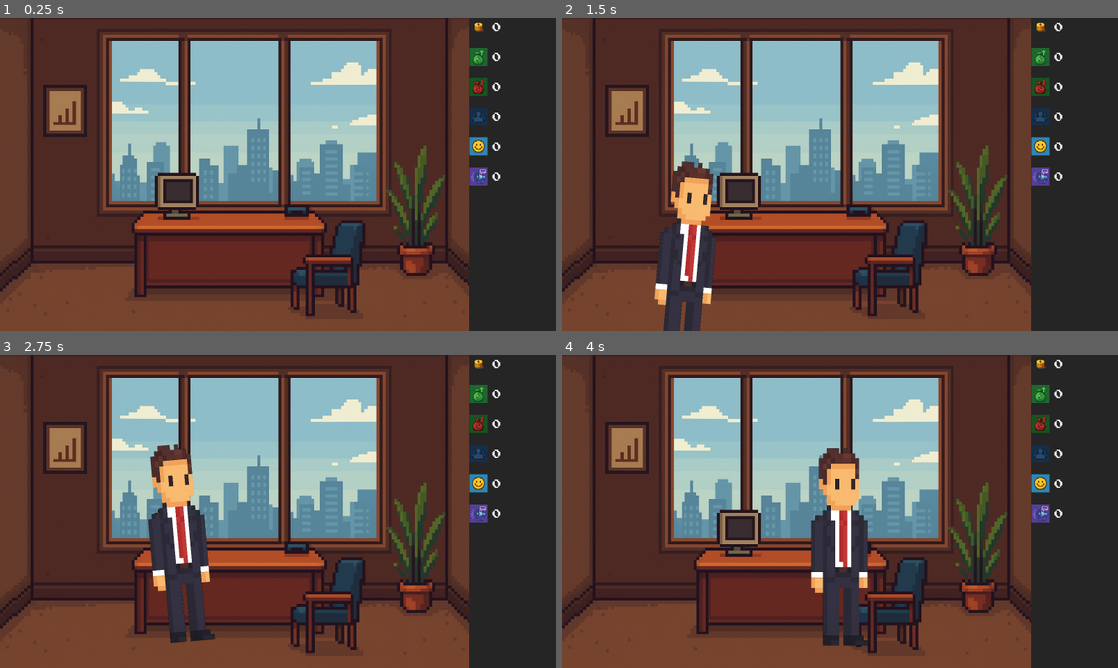
Above: before the commit, frames 1-4 (two rows, left to right).
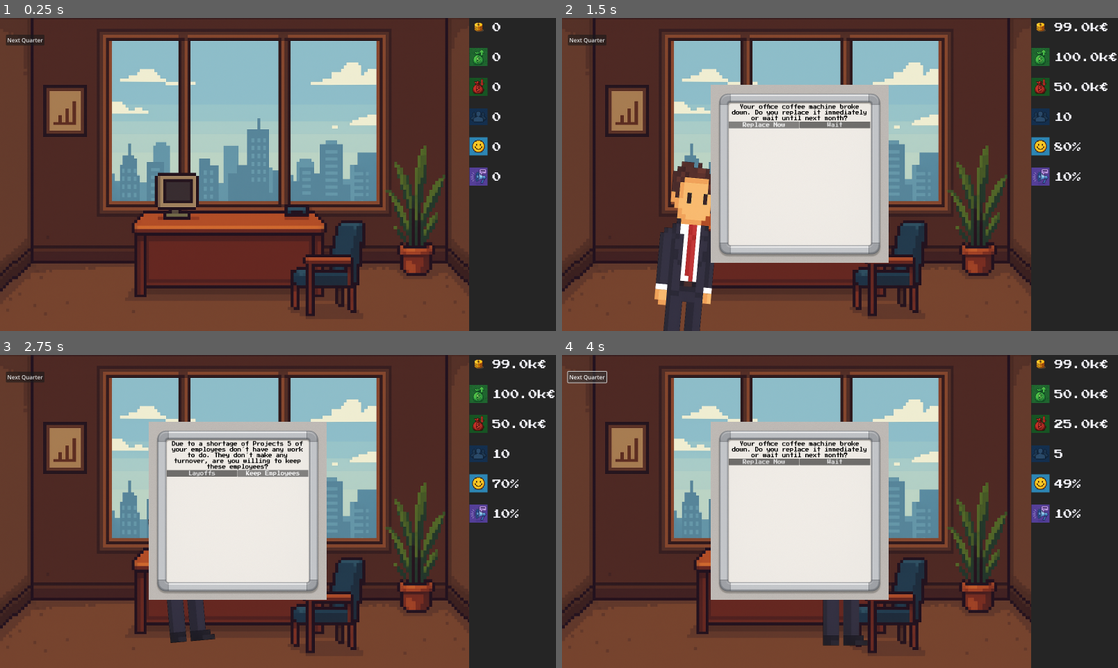
Above: after the commit, the same moments.

Repository: IU-Internationale-Hochschule-Augsburg/You-re-the-Boss-Now
Game: Godot game, scene res://main.tscn
Same seed, same stepped clock (60 frames per second), same inputs: the game is played once before the commit and once after it.
Inputs (mouse positions are in pixels of both pictures, inside the frame that each line leads up to):
- Up to frame 1 (0.25 s): no input
- Up to frame 2 (1.5 s): click (589, 39) at 0.5 s, where only the run after the commit has a clickable "Next Quarter"; click (762, 124) at 1.25 s, where only the run after the commit has a clickable "Replace Now"
- Up to frame 3 (2.75 s): click (272, 461) at 2 s, where only the run after the commit has a clickable "Wait"
- Up to frame 4 (4 s): click (762, 473) at 2.75 s, where only the run after the commit has a clickable "Layoffs"; click (589, 376) at 3.5 s, where only the run after the commit has a clickable "Next Quarter"

The runs differ from the first frame. In frame 1, 0.2% of the frame differs, in the area x 1-8%, y 5-9%; in frame 2, 19%; in frame 3, 19%, in the area x 1-100%, y 1-79%; in frame 4, 19%.

Commit message:
added next quarter button triggering 3 tasks

Diff:
--- a/Scripts/Task.gd
+++ b/Scripts/Task.gd
@@ -6,6 +6,7 @@
 
 func _ready():
 	load_tasks("res://data/tasks.json")
+	rng.randomize()
 
 func load_tasks(path: String):
 	var file = FileAccess.open(path, FileAccess.READ)
@@ -25,8 +26,7 @@
 		push_error("Failed to open file: " + path)
 
 func openTask():
-	rng.randomize()
-	var index = rng.randf_range(0, len(tasks)-1)
+	var index = rng.randi_range(0, len(tasks)-1)
 	current_task = tasks[index]
 	if current_task.has("prompt"):
 		$VBoxContainer/TaskLabel.text = current_task.get("prompt")
--- a/Scripts/World.gd
+++ b/Scripts/World.gd
@@ -1,12 +1,10 @@
 extends Node
-
+var tasks_left = 0
 
 func _on_ceo_arrived_at_desk() -> void:
 	#$Control.visible = true
 	$HUD.update_company_state()
 	$HUD.visible = true
-	$TaskControl.openTask()
-	$TaskControl.visible = true
 
 func _on_button_a_pressed() -> void:
 	print("a pressed")
@@ -15,7 +13,11 @@
 		$HUD.update_company_state()
 	else:
 		push_error("Tasks data seems to be corrupt: effects_a missing for ", $TaskControl.current_task)
-	$TaskControl.visible = false
+	if tasks_left > 0:
+		tasks_left -= 1
+		$TaskControl.openTask()
+	else:
+		$TaskControl.visible = false
 
 func _on_button_b_pressed() -> void:
 	print("b pressed")
@@ -24,4 +26,13 @@
 		$HUD.update_company_state()
 	else:
 		push_error("Tasks data seems to be corrupt: effects_b missing for ", $TaskControl.current_task)
-	$TaskControl.visible = false
+	if tasks_left > 0:
+		tasks_left -= 1
+		$TaskControl.openTask()
+	else:
+		$TaskControl.visible = false
+
+func _next_quarter():
+	$TaskControl.openTask()
+	$TaskControl.visible = true
+	tasks_left = 2
--- a/main.tscn
+++ b/main.tscn
@@ -181,7 +181,22 @@
 [node name="HUD" parent="." instance=ExtResource("6_7mycd")]
 script = ExtResource("7_272bh")
 
+[node name="QuarterControl" type="Control" parent="."]
+layout_mode = 3
+anchors_preset = 0
+offset_right = 40.0
+offset_bottom = 40.0
+
+[node name="NextQuarterButton" type="Button" parent="QuarterControl"]
+layout_mode = 0
+offset_left = -783.0
+offset_top = -402.0
+offset_right = -775.0
+offset_bottom = -394.0
+text = "Next Quarter"
+
 [connection signal="arrived_at_desk" from="Ceo" to="." method="_on_ceo_arrived_at_desk"]
 [connection signal="animation_finished" from="Ceo/PositionAnimationPlayer" to="Ceo" method="_on_position_animation_player_animation_finished"]
 [connection signal="pressed" from="TaskControl/VBoxContainer/HBoxContainer/AButton" to="." method="_on_button_a_pressed"]
 [connection signal="pressed" from="TaskControl/VBoxContainer/HBoxContainer/BButton" to="." method="_on_button_b_pressed"]
+[connection signal="pressed" from="QuarterControl/NextQuarterButton" to="." method="_next_quarter"]
